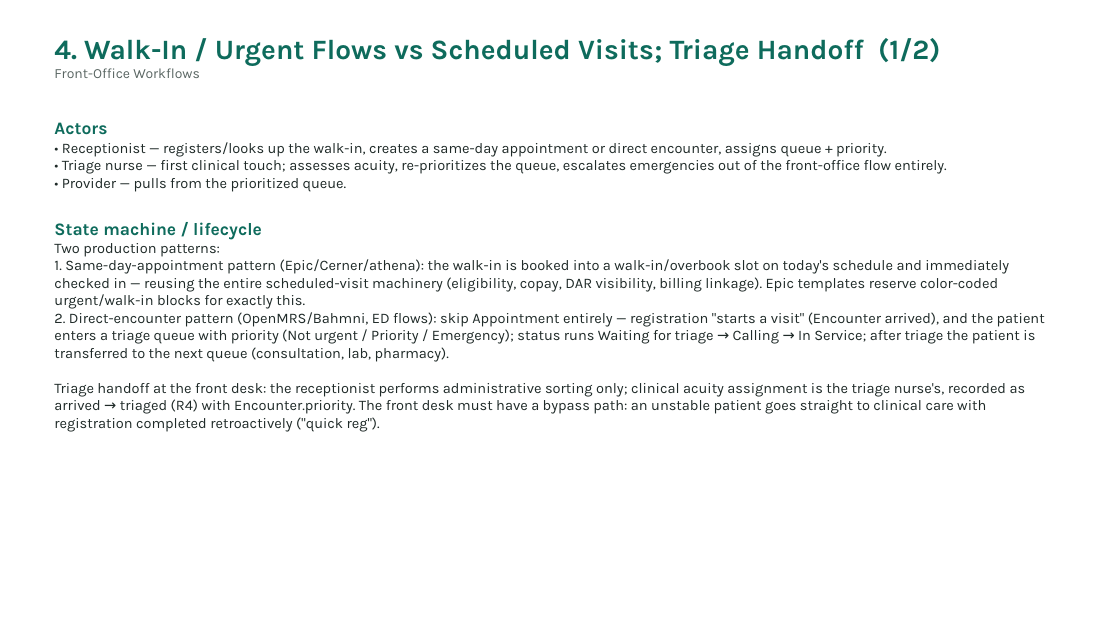
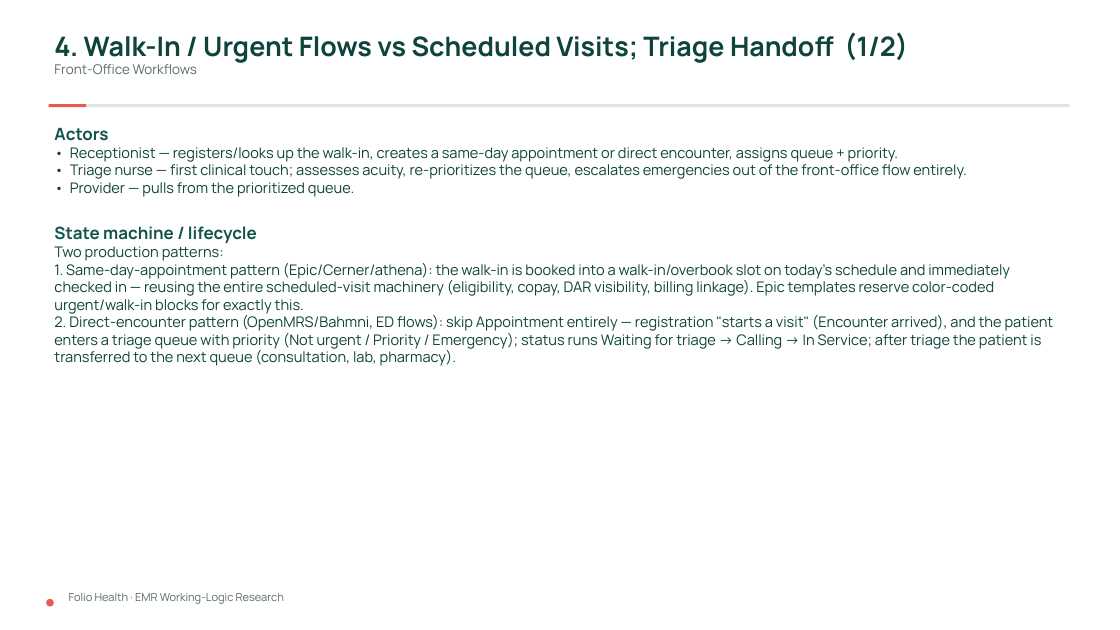
Before and after one commit to Folio-Health/Folio-Health-prototype, a slide deck: slide 13 of folio-health/docs/research/EMR-Working-Logic-Research.pptx. Drawn at 1120x630 pixels with LibreOffice and Linux fonts; fonts in the diff are those of the drawing. Boxes give left, top, right and bottom in pixels: in the first picture for what was removed or moved away, otherwise in the second. Text is boxed around its words. In the diff, an @@ line names an element or a change of style, - is before the commit and + after.

```diff
--- a/folio-health/docs/research/EMR-Working-Logic-Research.pptx
+++ b/folio-health/docs/research/EMR-Working-Logic-Research.pptx
@@ text "4. Walk-In / Urgent Flows ..." at box(54, 32, 908, 74): size 24 to 23 pt, text colour #0E6B5C to #0E443B in "4. Walk-In / Urgent Flows vs Scheduled ..."; font Karla to Manrope; size 12 to 11.5 pt, text colour #5A6663 to #5C6D69 in "Front-Office Workflows" @@
@@ text "Actors" at box(54, 127, 1054, 366): size 15 to 14.5 pt, text colour #0E6B5C to #11534A in "Actors", "State machine / lifecycle"; font Karla to Manrope, text colour #1F2A28 to #0E443B @@
@@ rectangle added at box(49, 104, 87, 108), fill #E65A4F @@
@@ rectangle added at box(87, 104, 1070, 108), fill #DCE3E1 @@
@@ text at box(54, 383, 1026, 432): paragraph removed @@
-Triage handoff at the front desk: the receptionist performs administrative sorting only; clinical acuity assignment is the triage nurse's, recorded as arrived → triaged (R4) with Encounter.priority. The front desk must have a bypass path: an unstable patient goes straight to clinical care with registration completed retroactively ("quick reg").
@@ ellipse added at box(46, 599, 54, 607), fill #E65A4F @@
@@ text added at box(69, 593, 284, 604), 9.5 pt, text #5C6D69 @@
+Folio Health · EMR Working-Logic Research
```
Also in this commit, not shown: 53 other slides changed, 3 slides added, 2 other files.
